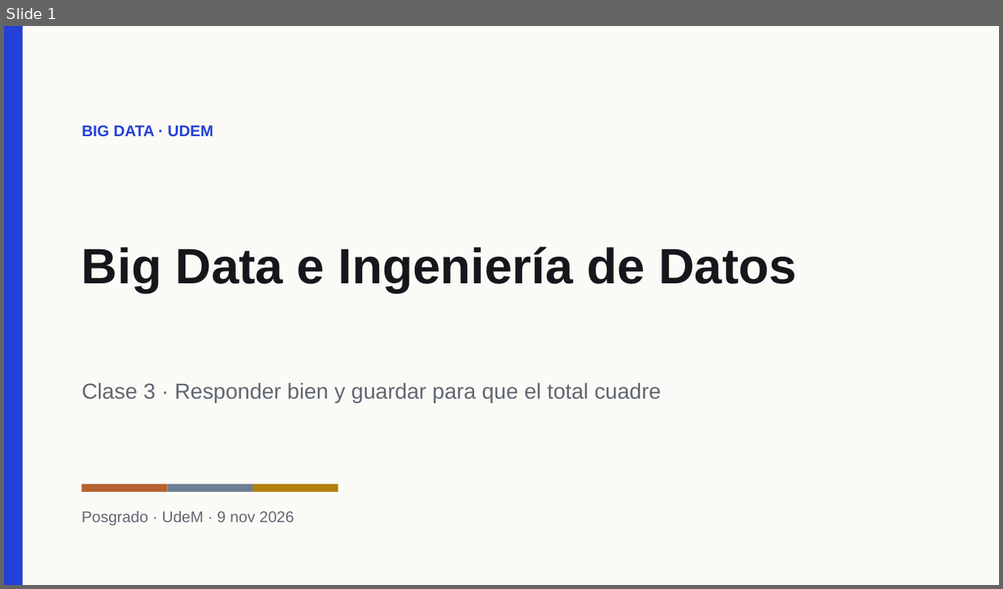
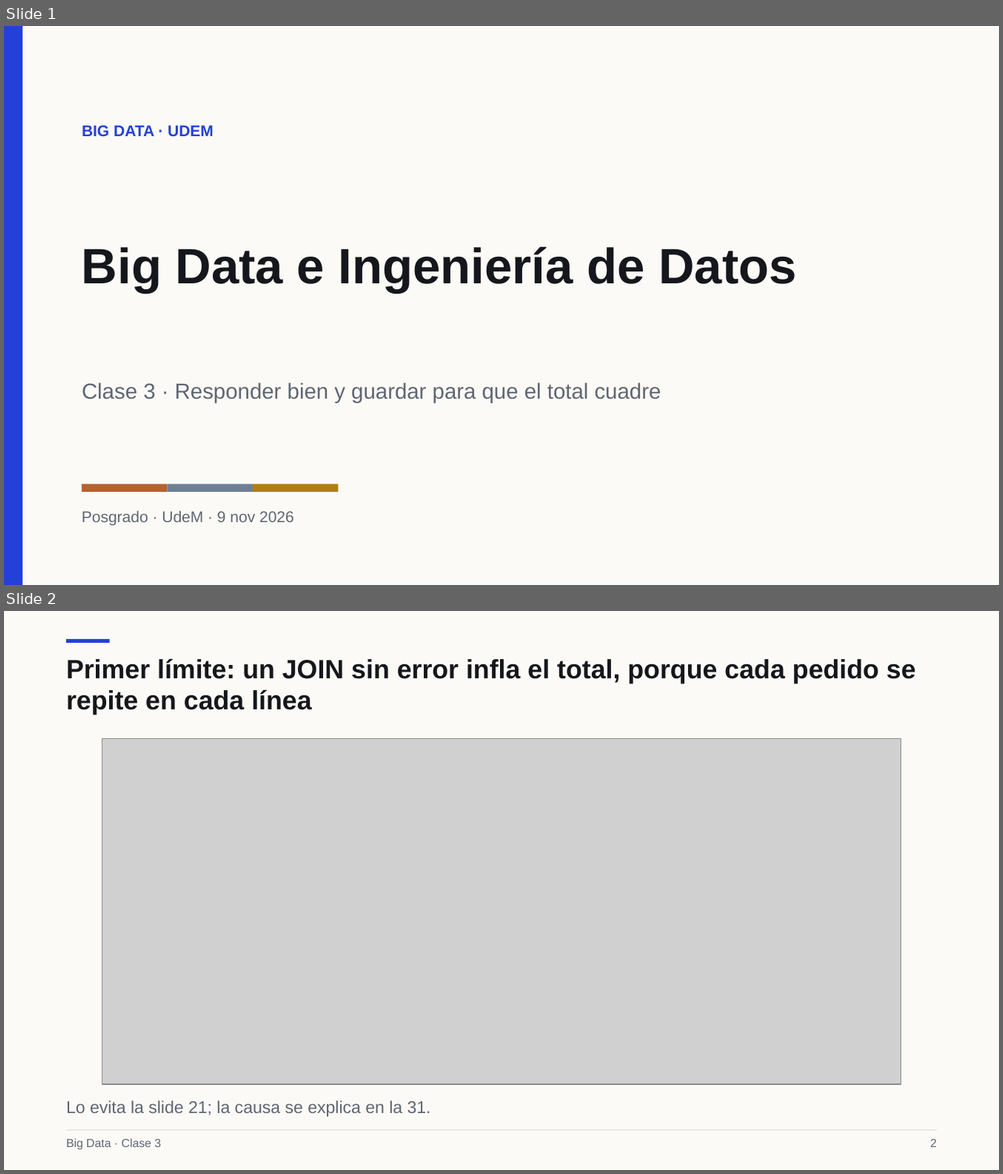
Before and after one commit to Apaezc/bigdata-udem-2026, a slide deck: curso/clase03/deck/slides.pptx. Shown one above the other, each under a label of ours: slide 1 before the commit, slides 1 and 2 after it. The pictures are 1003x589 and 1003x1174 pixels, drawn with LibreOffice and Linux fonts; fonts in the diff are those of the drawing; grey boxes stand for pictures. Boxes give left, top, right and bottom in pixels: in the first picture for what was removed or moved away, otherwise in the second. Text is boxed around its words. In the diff, an @@ line names an element or a change of style, - is before the commit and + after.

```diff
--- a/curso/clase03/deck/slides.pptx
+++ b/curso/clase03/deck/slides.pptx
@@ slide 2 added at [4, 611, 999, 1170], background #FBFAF6 @@
@@ rectangle added at [66, 639, 109, 643], fill #2340D8 @@
@@ text added at [66, 658, 916, 715], 25.5 pt, text #15171C, bold @@
+Primer límite: un JOIN sin error infla el total, porque cada pedido se repite en cada línea
@@ picture added at [102, 738, 901, 1085] @@
@@ text added at [66, 1101, 431, 1117], 16.5 pt, text #5F6672 @@
+Lo evita la slide 21; la causa se explica en la 31.
@@ rectangle added at [66, 1130, 936, 1131], fill #D9D6CC @@
@@ text added at [66, 1139, 161, 1150], 11.2 pt, text #5F6672 @@
+Big Data · Clase 3
@@ text added at [930, 1139, 936, 1147], 11.2 pt, text #5F6672 @@
+2
```
Also in this commit, not shown: 11 slides changed, 1 slide removed, 13 other files.
